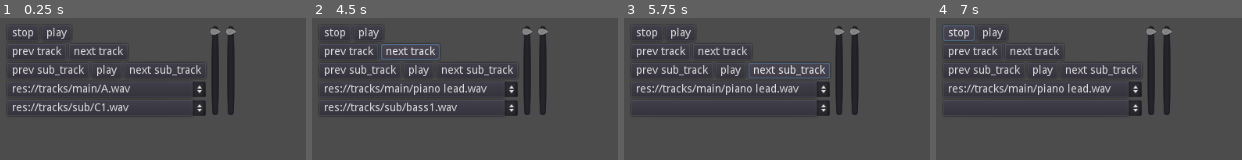
Above: before the commit, frames 1-4 (left to right).
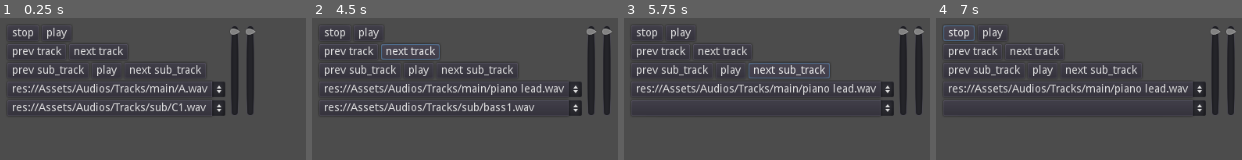
Above: after the commit, the same moments.

Repository: DarkeyPro/audio_manage
Game: Godot game, scene res://Scenes/Control.tscn
Two runs of this game, one before a commit and one after it. Both use one fixed random seed, a clock stepped at 60 frames per second and the inputs below. Before the commit the project starts from res://Control.tscn. Sound files missing from this copy of the repository are replaced by a short silence.
Inputs:
- Up to frame 1 (0.25 s): no input
- Up to frame 2 (4.5 s): click "play" at 0.5 s; click "play" at 1.25 s; click "play" at 2 s; click "play" at 2.75 s; click "next track" at 3.5 s; click "next track" at 4.25 s
- Up to frame 3 (5.75 s): click "next sub_track" at 5 s
- Up to frame 4 (7 s): click "next sub_track" at 5.75 s; click "stop" at 6.5 s

The runs differ from the first frame. In frame 1, 8.1% of the frame differs, in the area x 12-84%, y 5-70%; in frame 2, 11%, in the area x 12-99%, y 5-70%; in frame 3, 9.0%; in frame 4, 9.0%.

Commit message:
update
performance improvements and adding action audio

Diff:
--- a/Audio_Manager.tscn
+++ /dev/null
@@ -1,26 +0,0 @@
-[gd_scene load_steps=12 format=2]
-
-[ext_resource path="res://audio_manager.gd" type="Script" id=1]
-[ext_resource path="res://tracks/main/A.wav" type="AudioStream" id=2]
-[ext_resource path="res://tracks/main/B.wav" type="AudioStream" id=3]
-[ext_resource path="res://tracks/main/piano lead.wav" type="AudioStream" id=4]
-[ext_resource path="res://tracks/sub/C1.wav" type="AudioStream" id=5]
-[ext_resource path="res://tracks/sub/C2.wav" type="AudioStream" id=6]
-[ext_resource path="res://tracks/sub/C.wav" type="AudioStream" id=7]
-[ext_resource path="res://tracks/D.wav" type="AudioStream" id=8]
-[ext_resource path="res://tracks/sub/bass1.wav" type="AudioStream" id=9]
-[ext_resource path="res://tracks/sub/bass2.wav" type="AudioStream" id=10]
-[ext_resource path="res://tracks/sub/piano hits.wav" type="AudioStream" id=11]
-
-[node name="audio" type="Node"]
-script = ExtResource( 1 )
-tracks_list = [ ExtResource( 2 ), ExtResource( 3 ), ExtResource( 4 ) ]
-sub_tracks_list = [ [ ExtResource( 5 ), ExtResource( 6 ), ExtResource( 7 ) ], [ ExtResource( 8 ) ], [ ExtResource( 9 ), ExtResource( 10 ), ExtResource( 11 ) ] ]
-path_to_audio = "res://tracks"
-
-[node name="Sub" type="AudioStreamPlayer" parent="."]
-volume_db = -80.0
-bus = "sub"
-
-[node name="main" type="AudioStreamPlayer" parent="."]
-bus = "main"
--- /dev/null
+++ b/Prefabs/Action_Audio.tscn
@@ -0,0 +1,9 @@
+[gd_scene load_steps=2 format=2]
+
+[ext_resource path="res://ٍٍScripts/audio/action_audio.gd" type="Script" id=1]
+
+
+[node name="Action_Audio" type="Node"]
+script = ExtResource( 1 )
+audio_list = [ null, null, null ]
+type = 1
--- /dev/null
+++ b/Prefabs/Audio_Manager.tscn
@@ -0,0 +1,25 @@
+[gd_scene load_steps=12 format=2]
+
+[ext_resource path="res://Assets/Audios/Tracks/sub/C2.wav" type="AudioStream" id=1]
+[ext_resource path="res://Assets/Audios/Tracks/main/piano lead.wav" type="AudioStream" id=2]
+[ext_resource path="res://Assets/Audios/Tracks/main/A.wav" type="AudioStream" id=3]
+[ext_resource path="res://Assets/Audios/Tracks/sub/bass1.wav" type="AudioStream" id=4]
+[ext_resource path="res://Assets/Audios/Tracks/sub/C1.wav" type="AudioStream" id=5]
+[ext_resource path="res://ٍٍScripts/audio/audio_manager.gd" type="Script" id=6]
+[ext_resource path="res://Assets/Audios/Tracks/D.wav" type="AudioStream" id=7]
+[ext_resource path="res://Assets/Audios/Tracks/sub/piano hits.wav" type="AudioStream" id=8]
+[ext_resource path="res://Assets/Audios/Tracks/main/B.wav" type="AudioStream" id=9]
+[ext_resource path="res://Assets/Audios/Tracks/sub/C.wav" type="AudioStream" id=10]
+[ext_resource path="res://Assets/Audios/Tracks/sub/bass2.wav" type="AudioStream" id=11]
+
+[node name="audio" type="Node"]
+script = ExtResource( 6 )
+tracks_list = [ ExtResource( 3 ), ExtResource( 9 ), ExtResource( 2 ) ]
+sub_tracks_list = [ [ ExtResource( 5 ), ExtResource( 1 ), ExtResource( 10 ) ], [ ExtResource( 7 ) ], [ ExtResource( 4 ), ExtResource( 11 ), ExtResource( 8 ) ] ]
+
+[node name="Sub" type="AudioStreamPlayer" parent="."]
+volume_db = -80.0
+bus = "sub"
+
+[node name="main" type="AudioStreamPlayer" parent="."]
+bus = "main"
--- /dev/null
+++ b/Prefabs/Recored.tscn
@@ -0,0 +1,6 @@
+[gd_scene load_steps=2 format=2]
+
+[sub_resource type="AudioStreamMicrophone" id=1]
+
+[node name="Recored" type="AudioStreamPlayer"]
+stream = SubResource( 1 )
--- a/audio_manager.gd
+++ /dev/null
@@ -1,120 +0,0 @@
-
-extends Node
-
-export (Array,AudioStreamSample) var tracks_list #the state source
-export (Array,Array,AudioStreamSample) var sub_tracks_list #the phase source
-
-export var auto = false #
-export (String) var path_to_audio
-
-var tracks
-var sub_tracks
-var main_audio_player
-var sub_audio_player
-
-var current_state =0
-
-func _ready():
-	main_audio_player =get_node("main")
-	sub_audio_player = get_node("Sub")
-	if !auto:
-		tracks = tracks_list
-		sub_tracks = sub_tracks_list
-	else:
-		tracks = set_state_tracks()
-		sub_tracks = set_phase_tracks()
-
-func _play(id_state,id_phase = null,phase_only = false ):
-	# takes the track and play it
-	if !phase_only:
-		_play_state(id_state)
-		_change_phase(id_phase)
-	elif id_phase == null and !phase_only:
-		_play_state(id_state)
-	else:
-		_change_phase(id_phase)
-
-func tweening(object:Node,property:String,to,duration=0.0,completed =false,trans_type=Tween.TRANS_LINEAR,ease_type =Tween.EASE_IN_OUT,delay =0.0):
-	var tween = Tween.new()
-	add_child(tween)
-	tween.interpolate_property(object,property,object.get(property),to,duration,trans_type,ease_type,delay)
-	tween.start()
-	if completed:
-		yield(tween,"tween_completed")
-	tween.queue_free()
-
-func _stop():
-	# end phase
-	tweening(sub_audio_player,"volume_db",-80,1.0,true)
-	sub_audio_player.stop()
-	#start next
-	tweening(main_audio_player,"volume_db",-80,1.0,true)
-	main_audio_player.stop()
-	#play
-	tweening(main_audio_player,"volume_db",0,1.0)
-
-func chick_sound(state):
-	# makes sure that the list is not empty,equals null and find the track
-	if state != null or state != "":
-			var i = 0
-			while i<=tracks.size()-1:
-				if state in tracks[i].resource_path and tracks[i] != null :
-					main_audio_player.stream = tracks[i]
-					main_audio_player.play()
-					current_state = i
-				i+=1
-
-func _play_state(state):
-	if !main_audio_player.playing :
-		chick_sound(state)
-	else:
-		tweening(main_audio_player,"volume_db",-80,1.0,true)
-		chick_sound(state)
-		tweening(main_audio_player,"volume_db",0,1.0)
-
-func _change_phase(phase = null):
-	if main_audio_player.playing:
-		if sub_audio_player.playing:
-			tweening(sub_audio_player,"volume_db",-80,1.0)
-			var temp_sub = sub_tracks[current_state]
-			sub_audio_player.stream = temp_sub[phase]
-			sub_audio_player.stream.loop_begin =  main_audio_player.get_playback_position()
-			print("l")
-			sub_audio_player.play()
-			tweening(sub_audio_player,"volume_db",0,1.0,true)
-		else:
-			var temp_sub = sub_tracks[current_state]
-			print("s")
-			sub_audio_player.stream = temp_sub[phase]
-			sub_audio_player.stream.loop_begin =  main_audio_player.get_playback_position()
-			sub_audio_player.play()
-			pass
-	else:
-		return
-
-
-
-func set_state_tracks():
-	return file_find(path_to_audio+"/"+"main")
-
-
-func set_phase_tracks():
-	return file_find(path_to_audio+"/"+"sub")
-
-func file_find(path):
-	var paths = []
-	var count =1
-	var dir = Directory.new()
-	if dir.open(path)  == OK:
-		dir.list_dir_begin()
-		var file_name = dir.get_next()
-		var first = file_name
-		while (file_name != "" and file_name != "." and file_name != ".."):
-			paths.append(load(path+"/"+file_name))
-			count += 1
-			file_name = dir.get_next()
-			if first == file_name:
-				return
-	else:
-		print("An error occurred when trying to access the path.")
-	return paths
--- a/default_env.tres
+++ /dev/null
@@ -1,7 +0,0 @@
-[gd_resource type="Environment" load_steps=2 format=2]
-
-[sub_resource type="ProceduralSky" id=1]
-
-[resource]
-background_mode = 2
-background_sky = SubResource( 1 )
--- a/project.godot
+++ b/project.godot
@@ -8,21 +8,26 @@
 
 config_version=4
 
-_global_script_classes=[  ]
+_global_script_classes=[ {
+"base": "Node",
+"class": "action_audio",
+"language": "GDScript",
+"path": "res://ٍٍScripts/audio/action_audio.gd"
+} ]
 _global_script_class_icons={
-
+"action_audio": ""
 }
 
 [application]
 
 config/name="Audio_player"
-run/main_scene="res://Control.tscn"
-config/icon="res://icon.png"
+run/main_scene="res://Scenes/Control.tscn"
+
+[audio]
+
+default_bus_layout="res://Assets/In_game_resource/default_bus_layout.tres"
 
 [autoload]
 
-Audio_Manager="*res://Audio_Manager.tscn"
-
-[rendering]
-
-environment/default_environment="res://default_env.tres"
+Audio_Manager="*res://Prefabs/Audio_Manager.tscn"
+CustomFunctions="*res://ٍٍScripts/custom_functions.gd"
--- /dev/null
+++ b/ٍٍScripts/audio/action_audio.gd
@@ -0,0 +1,35 @@
+extends Node
+class_name action_audio
+export(Array,AudioStreamSample) var audio_list =[]
+enum view{two_D=0,three_D=1}
+export(view) var type
+
+func _ready():
+	for i in audio_list:
+		var audio
+		if type == view.two_D:
+			audio=AudioStreamPlayer2D.new()
+			pass
+		if type ==view.three_D:
+			audio= AudioStreamPlayer3D.new()
+		var temp =i.resource_path.rsplit("/",true,1)[i.resource_path.rsplit("/",true,1).size()-1]
+		var x =""
+		if ".wav" in temp :
+			for i in temp:
+				x +=i
+				if i ==temp[temp.find(".wav")-1]:
+					break
+		if ".ogg" in temp :
+			for i in temp:
+				x +=i
+				if i ==temp[temp.find(".ogg")-1]:
+					break
+		audio.name = x
+		add_child(audio)
+		audio.stream = i
+
+func _process(delta):
+	for i in get_children():
+		if has_method(i.name):
+			call(i.name,delta)
+			pass
--- /dev/null
+++ b/ٍٍScripts/audio/audio_manager.gd
@@ -0,0 +1,95 @@
+
+extends Node
+
+export (Array,AudioStreamSample) var tracks_list #the state source
+export (Array,Array,AudioStreamSample) var sub_tracks_list #the phase source
+
+export var auto = false #
+export (String) var path_to_audio="res://Assets/Audios/Tracks/"
+
+var tracks
+var sub_tracks
+var main_audio_player
+var sub_audio_player
+
+var current_state =0
+
+func _ready():
+	main_audio_player =get_node("main")
+	sub_audio_player = get_node("Sub")
+	if !auto:
+		tracks = tracks_list
+		sub_tracks = sub_tracks_list
+	else:
+		tracks = set_state_tracks()
+		sub_tracks = set_phase_tracks()
+
+func _play(id_state,id_phase = null,phase_only = false ):
+	# takes the track and play it
+	if !phase_only:
+		_play_state(id_state)
+		_change_phase(id_phase)
+	elif id_phase == null and !phase_only:
+		_play_state(id_state)
+	else:
+		_change_phase(id_phase)
+
+
+
+func _stop():
+	# end phase
+	CustomFunctions.tweening(sub_audio_player,"volume_db",-80,1.0,true)
+	sub_audio_player.stop()
+	#start next
+	CustomFunctions.tweening(main_audio_player,"volume_db",-80,1.0,true)
+	main_audio_player.stop()
+	#play
+	CustomFunctions.tweening(main_audio_player,"volume_db",0,1.0)
+
+func chick_sound(state):
+	# makes sure that the list is not empty,equals null and find the track
+	if state != null or state != "":
+			var i = 0
+			while i<=tracks.size()-1:
+				if state in tracks[i].resource_path and tracks[i] != null :
+					main_audio_player.stream = tracks[i]
+					main_audio_player.play()
+					current_state = i
+				i+=1
+
+func _play_state(state):
+	if !main_audio_player.playing :
+		chick_sound(state)
+	else:
+		CustomFunctions.tweening(main_audio_player,"volume_db",-80,1.0,true)
+		chick_sound(state)
+		CustomFunctions.tweening(main_audio_player,"volume_db",0,1.0)
+
+func _change_phase(phase = null):
+	if main_audio_player.playing:
+		if sub_audio_player.playing:
+			CustomFunctions.tweening(sub_audio_player,"volume_db",-80,1.0)
+			var temp_sub = sub_tracks[current_state]
+			sub_audio_player.stream = temp_sub[phase]
+			sub_audio_player.stream.loop_begin =  main_audio_player.get_playback_position()
+			print("l")
+			sub_audio_player.play()
+			CustomFunctions.tweening(sub_audio_player,"volume_db",0,1.0,true)
+		else:
+			var temp_sub = sub_tracks[current_state]
+			print("s")
+			sub_audio_player.stream = temp_sub[phase]
+			sub_audio_player.stream.loop_begin =  main_audio_player.get_playback_position()
+			sub_audio_player.play()
+			pass
+	else:
+		return
+
+
+
+func set_state_tracks():
+	return CustomFunctions.file_find(path_to_audio+"/"+"main")
+
+
+func set_phase_tracks():
+	return CustomFunctions.file_find(path_to_audio+"/"+"sub")
--- /dev/null
+++ b/ٍٍScripts/custom_functions.gd
@@ -0,0 +1,32 @@
+extends Node
+
+func tweening(object:Node,property:String,to,duration=0.0,completed =false,trans_type=Tween.TRANS_LINEAR,ease_type =Tween.EASE_IN_OUT,delay =0.0):
+	var tween = Tween.new()
+	add_child(tween)
+	tween.interpolate_property(object,property,object.get(property),to,duration,trans_type,ease_type,delay)
+	tween.start()
+	if completed:
+		yield(tween,"tween_completed")
+	tween.queue_free()
+func find_file(path,specific ="",type =""):
+	var indivisual = true if type != "" and specific !="" else false
+	var paths = []
+	var dir = Directory.new()
+	if dir.open(path)  == OK:
+		dir.list_dir_begin()
+		var file_name = dir.get_next()
+		var first = file_name
+		while (file_name != "" and file_name !="." and file_name !=".."):
+			paths.append(file_name)
+			file_name = dir.get_next()
+			if first == file_name:
+				break
+	else:
+		print("An error occurred when trying to access the path.")
+	if indivisual:
+		for i in paths :
+			if specific in i and type in i:
+				return i
+		return ""
+	else:
+		return paths
Not shown, added: Assets/Audios/Tracks/D.wav.import
Not shown, added: Assets/Audios/Tracks/Elk-gutire.wav.import
Not shown, added: Assets/Audios/Tracks/balls.wav.import
Not shown, added: Assets/Audios/Tracks/bass3.wav.import
Not shown, added: Assets/Audios/Tracks/die.wav.import
Not shown, added: Assets/Audios/Tracks/for the game.wav.import
Not shown, added: Assets/Audios/Tracks/main/A.wav.import
Not shown, added: Assets/Audios/Tracks/main/B.wav.import
Not shown, added: Assets/Audios/Tracks/main/piano lead.wav.import
Not shown, added: Assets/Audios/Tracks/piano1.wav.import
Not shown, added: Assets/Audios/Tracks/piano2.wav.import
Not shown, added: Assets/Audios/Tracks/piano3.wav.import
(and 52 more such lines)
